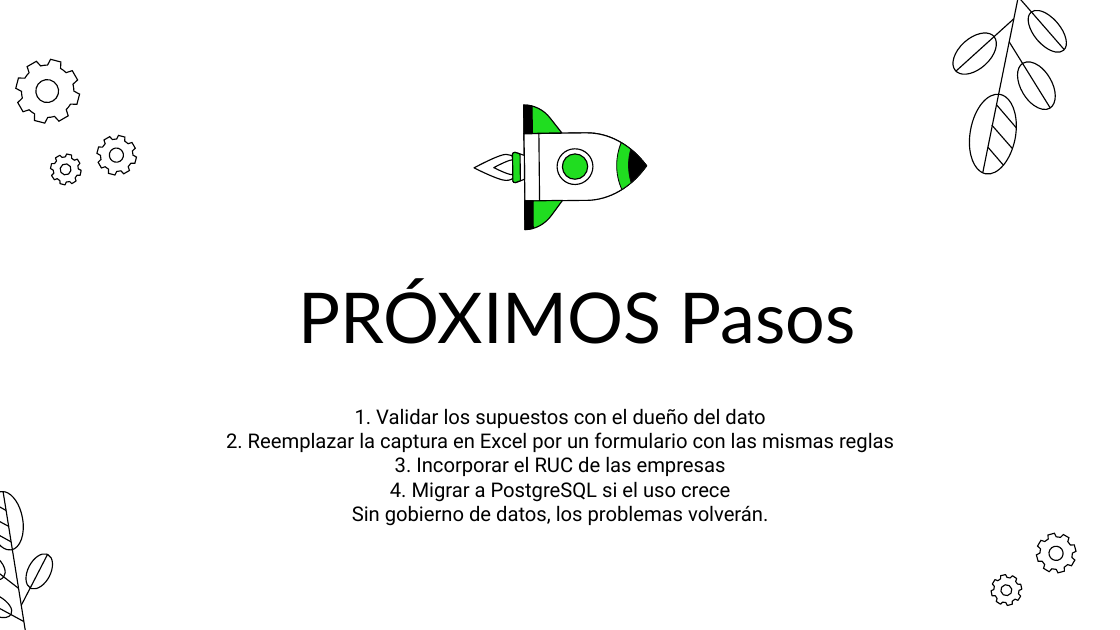
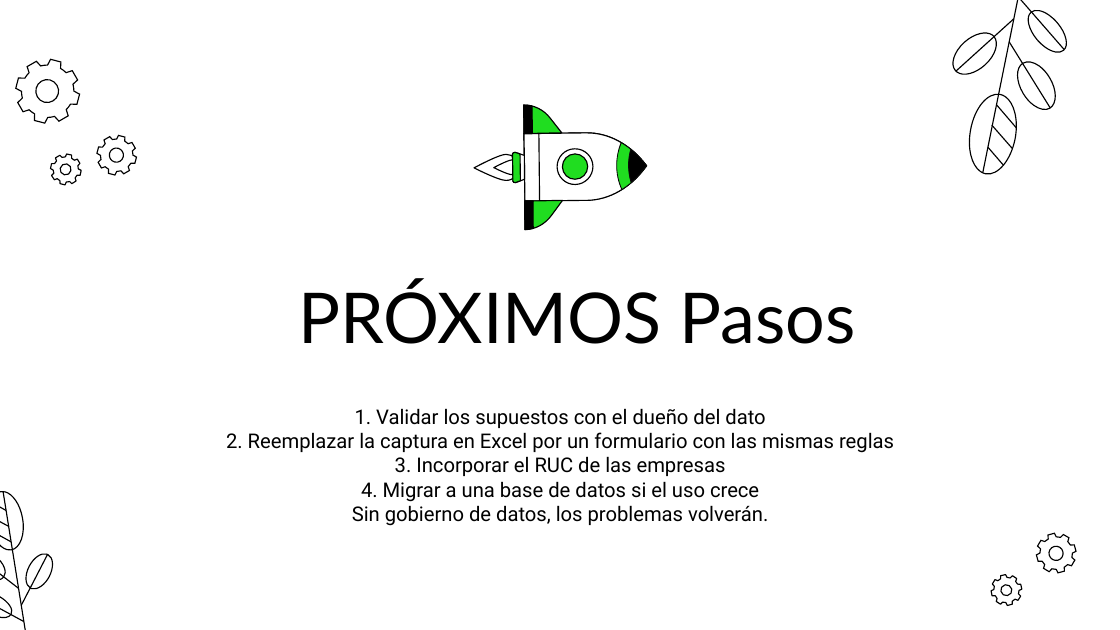
Before and after one commit to CJ-518/proyecto-fenix, a slide deck: slide 11 of docs/Proyecto_Fenix_Presentacion.pptx. Drawn at 1120x630 pixels with LibreOffice and Linux fonts; fonts in the diff are those of the drawing. Boxes give left, top, right and bottom in pixels: in the first picture for what was removed or moved away, otherwise in the second. Text is boxed around its words. In the diff, an @@ line names an element or a change of style, - is before the commit and + after.

Commit message:
docs(presentacion): actualizar archivo de presentación del proyecto

```diff
--- a/docs/Proyecto_Fenix_Presentacion.pptx
+++ b/docs/Proyecto_Fenix_Presentacion.pptx
@@ subtitle at box(361, 481, 759, 502): text changed @@
-4. Migrar a PostgreSQL si el uso crece
+4. Migrar a una base de datos si el uso crece
```
